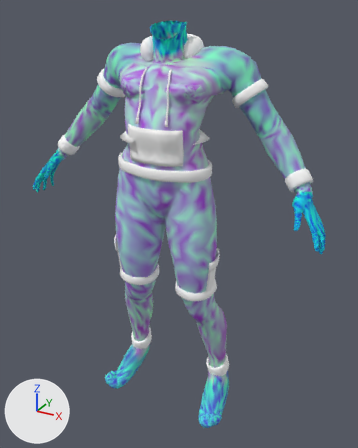
One commit to the glTF model godot-world-fracture/models/operators/bodies/civ-cipher-female.glb: the scene before it, then after it.
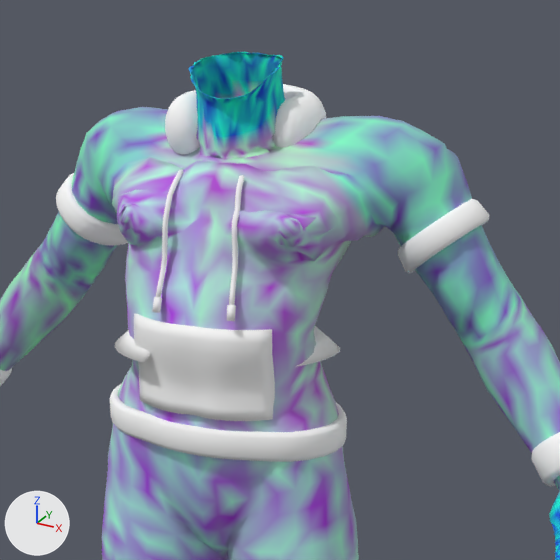
Each version appears first whole from a 50 mm camera at (0.827, -1.463, 1.498) aimed at (0.027, -0.007, 0.77), and next in a close-up on the part from 21% to 83% of the width and 0% to 49% of the height. The axes (+X, +Y, +Z) are drawn at lower left. The lights are the same throughout. The last two pictures show the newer version.

Names of what the first close-up shows: 'Piece_cuffs', 'Piece_hem', 'Piece_hood', 'Piece_pocket', 'Piece_shirt_collar', 'Piece_sleeve_hems', 'Piece_strings', 'civilian'.
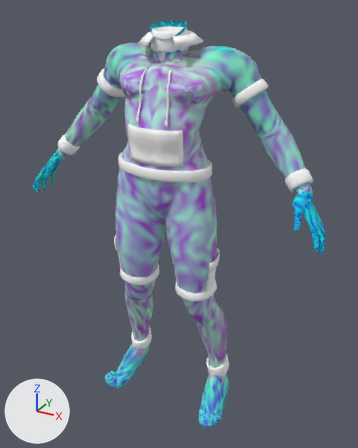
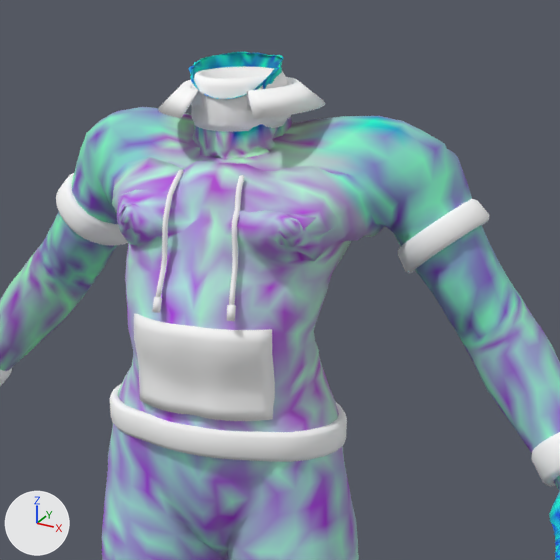
Boxes [x1, y1, x2, y2] around the edits, measured in the close-ups (560 x 560 px):
'Piece_shirt_collar', reshaped: before [115, 326, 340, 367]; after [158, 77, 325, 130]
'Piece_rib_collar', reshaped (not visible before): after [191, 66, 291, 132]
'Piece_hood', deleted: before [165, 84, 326, 155]
part 1 of me_civilian, recoloured: before [211, 80, 413, 150]; after [193, 116, 413, 150]

Edits to the bpy script that builds the scene:
```text
Change me_civilian:
    where me_civilian.from_pydata(...)  # 9441 vertices, 18830 faces; spans x -0.563..0.569, y -0.197..0.092, z 0.0..1.456
    used by ob_civilian; location = (0.0, 0.0, 0.0)
    me_civilian part 1: 95 faces centred in x -0.047..0.227, y -0.089..0.019, z 1.354..1.417 are repainted in the vertex colours, in many colours
Change me_piece_rib_collar:
    used by ob_piece_rib_collar; location = (0.0, 0.0, 0.0)
    remove me_piece_rib_collar.from_pydata(...)  # 240 vertices, 480 faces; spans x -0.106..0.112, y -0.165..0.001, z 1.082..1.142
    add me_piece_rib_collar.from_pydata(...)  # 240 vertices, 480 faces; spans x -0.061..0.074, y -0.093..0.028, z 1.369..1.439
    me_piece_rib_collar part 2: 240 of 240 vertices moved; they spanned x -0.106..0.112, y -0.165..0.001, z 1.082..1.142 and now span x -0.061..0.074, y -0.093..0.028, z 1.369..1.439; mean shift (0.004, 0.035, 0.292)
Change me_piece_shirt_collar:
    used by ob_piece_shirt_collar; location = (0.0, 0.0, 0.0)
    remove me_piece_shirt_collar.from_pydata(...)  # 280 vertices, 556 faces; spans x -0.146..0.153, y -0.201..0.042, z 1.082..1.131
    add me_piece_shirt_collar.from_pydata(...)  # 280 vertices, 556 faces; spans x -0.102..0.117, y -0.127..0.067, z 1.37..1.429
    me_piece_shirt_collar part 3: 280 of 280 vertices moved; they spanned x -0.146..0.153, y -0.201..0.042, z 1.082..1.131 and now span x -0.102..0.117, y -0.127..0.067, z 1.37..1.429; mean shift (0.005, 0.031, 0.293)
Remove ob_piece_hood:
    ob_piece_hood = bpy.data.objects.new('Piece_hood', me_piece_hood)
    ob_piece_hood.location = (0.0, 0.0, 0.0)
```
